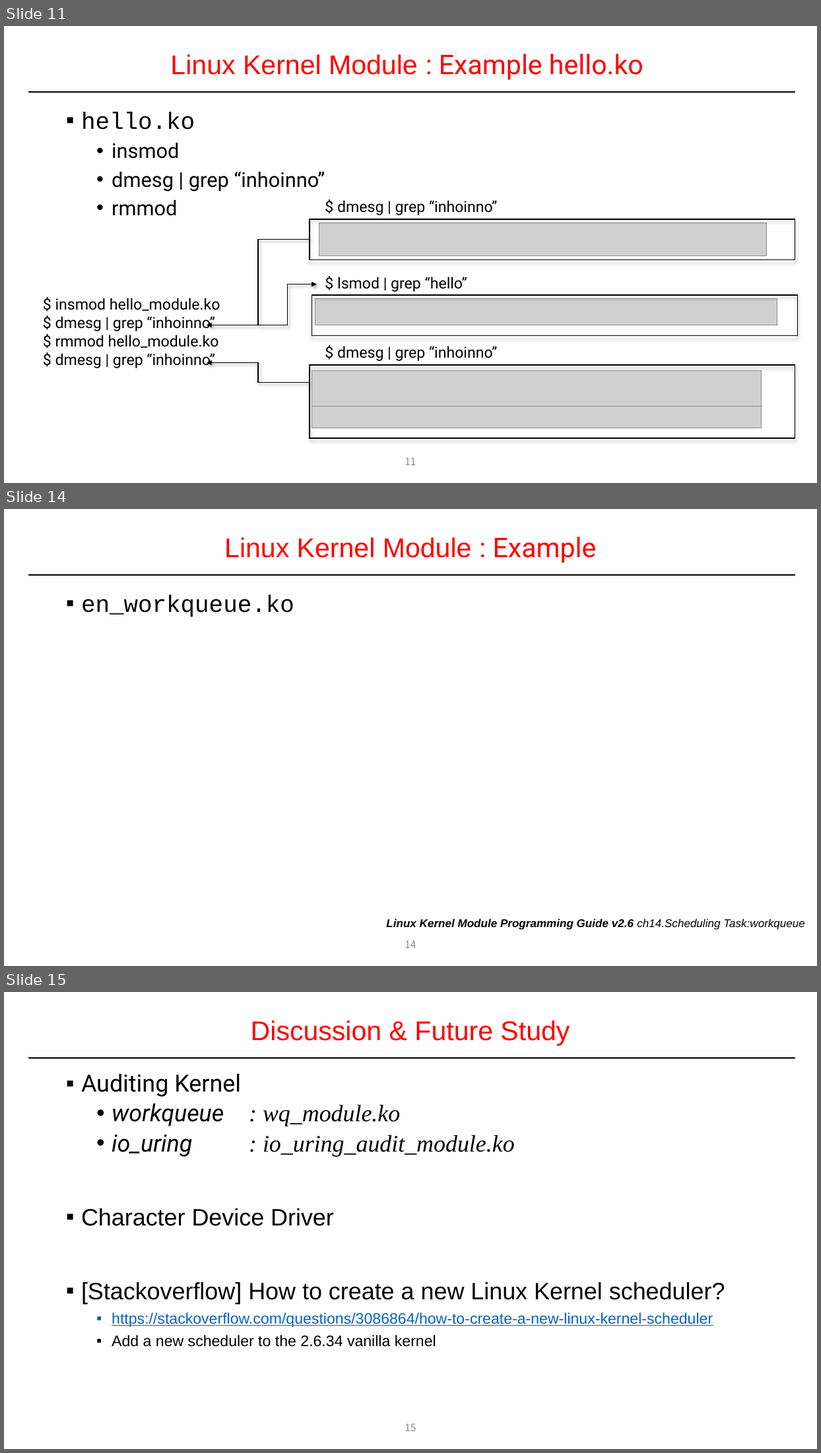
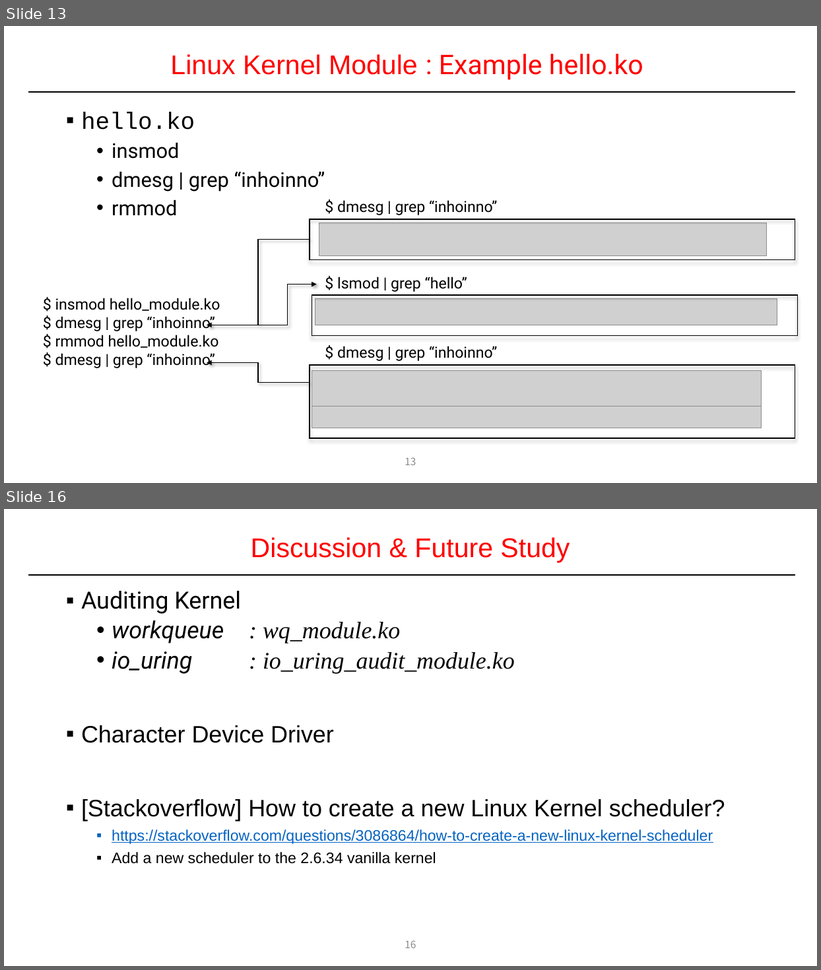
Before and after one commit to DKU-EmbeddedSystem-Lab/2022_Kernel_Study, a slide deck: 1주(1월 4일)/1주차_리눅스 커널 모듈 프로그래밍_송인호_PPT.pptx. Shown one above the other, each under a label of ours: slides 11, 14 and 15 before the commit, slides 13 and 16 after it; the slides between them are not shown. The pictures are 821x1453 and 821x970 pixels, drawn with LibreOffice and Linux fonts; fonts in the diff are those of the drawing; grey boxes stand for pictures. Boxes give left, top, right and bottom in pixels: in the first picture for what was removed or moved away, otherwise in the second. Text is boxed around its words. In the diff, an @@ line names an element or a change of style, - is before the commit and + after.

```diff
--- a/1주(1월 4일)/1주차_리눅스 커널 모듈 프로그래밍_송인호_PPT.pptx
+++ b/1주(1월 4일)/1주차_리눅스 커널 모듈 프로그래밍_송인호_PPT.pptx
@@ slide 14 removed at [4, 509, 817, 966], background #FFFFFF @@
@@ title removed at [224, 537, 597, 563] @@
-Linux Kernel Module : Example
@@ line removed from (28, 575) to (795, 575) @@
@@ text removed at [81, 595, 294, 617] @@
-▪ en_workqueue.ko
@@ text removed at [386, 919, 805, 930] @@
-Linux Kernel Module Programming Guide v2.6 ch14.Scheduling Task:workqueue
@@ page number removed at [405, 941, 416, 949] @@
-14
@@ what was slide 11 is now slide 13 @@
@@ page number at [405, 458, 416, 466]: text changed @@
-11
+13
@@ what was slide 15 is now slide 16 @@
@@ page number at [405, 941, 416, 949]: text changed @@
-15
+16
```
Also in this commit, not shown: 4 slides changed, 2 slides added, 1 other file.
